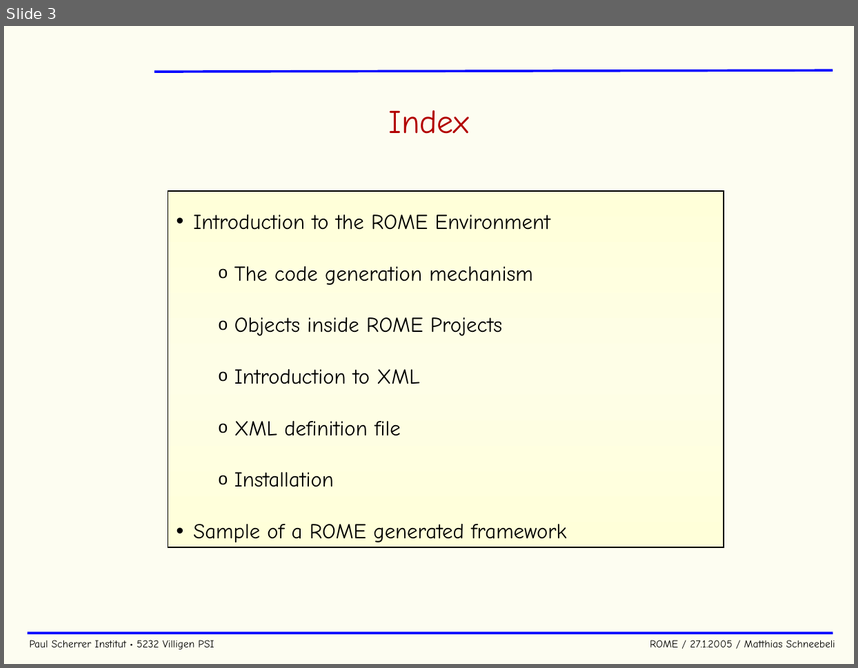
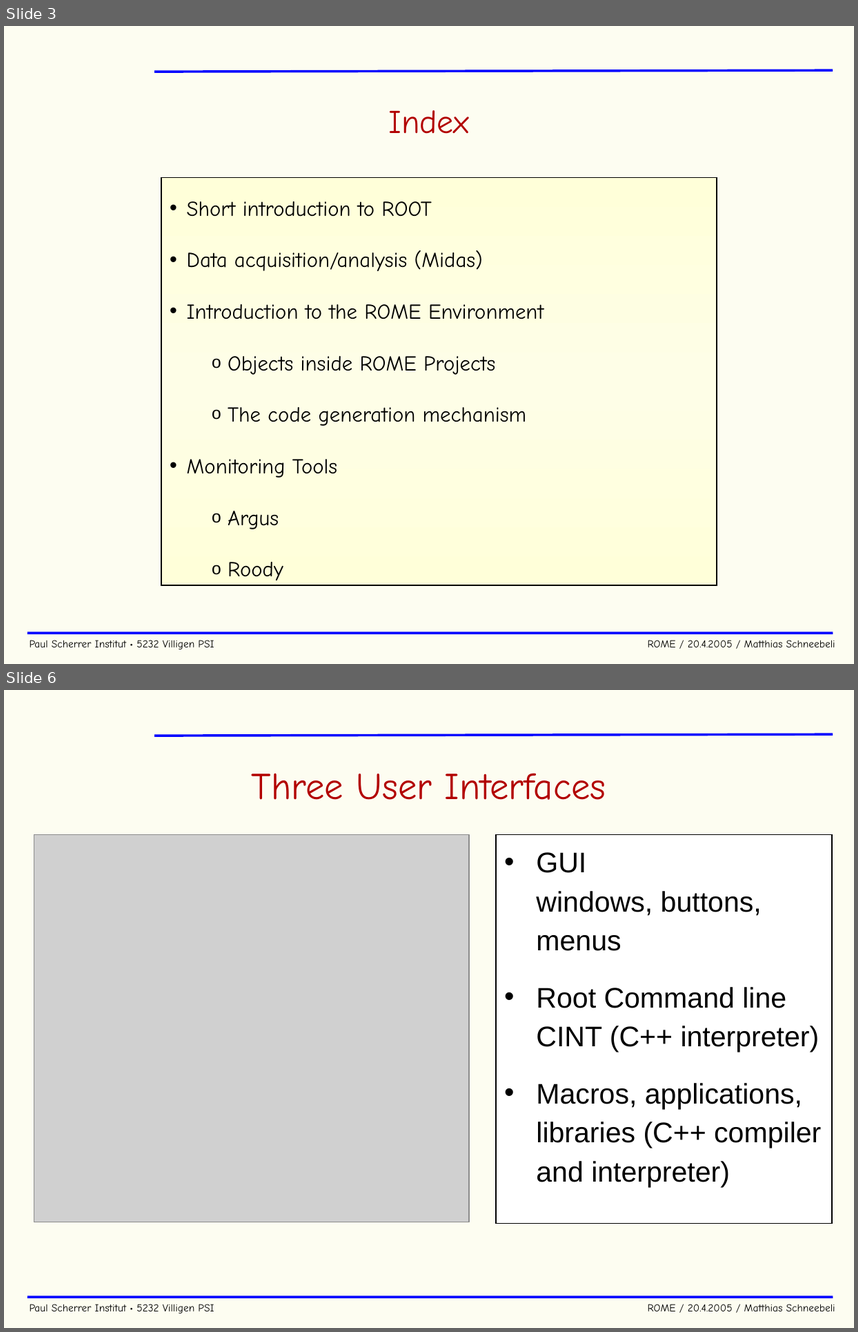
Before and after one commit to cjpl/rome, a slide deck: documentation/ROME.ppt. Shown one above the other, each under a label of ours: slide 3 before the commit, slides 3 and 6 after it; the slides between them are not shown. The pictures are 858x668 and 858x1332 pixels, drawn with LibreOffice and Linux fonts; fonts in the diff are those of the drawing; grey boxes stand for pictures; background and template pictures are left out. Boxes give left, top, right and bottom in pixels: in the first picture for what was removed or moved away, otherwise in the second. Text is boxed around its words. In the diff, an @@ line names an element or a change of style, - is before the commit and + after.

```diff
--- a/documentation/ROME.ppt
+++ b/documentation/ROME.ppt
@@ slide 6 added at [4, 690, 854, 1328], background #FDFDF1; not listed: 3 template elements that a slide beside it also shows @@
@@ title added at [252, 773, 606, 800], 32 pt, text #B20000 @@
+Three User Interfaces
@@ picture added at [34, 834, 469, 1221] @@
@@ text added at [496, 834, 832, 1223], fill #FFFFFF, outline #000000 0.74 pt, 24 pt, text #000000 @@
+• GUI
+  windows, buttons, menus
+• Root Command line
+  CINT (C++ interpreter)
+• Macros, applications, libraries (C++ compiler and interpreter)
@@ slide 3 changed as well @@
@@ rectangle "Short introduction to ROOT": place and size @@
-rectangle "Short introduction to ROOT" at [168, 191, 724, 547]
+rectangle "Short introduction to ROOT" at [161, 177, 717, 586]
@@ text in rectangle at [187, 201, 483, 271]: paragraphs added @@
+• Short introduction to ROOT
+• Data acquisition/analysis (Midas)
@@ text in rectangle at [228, 356, 495, 374]: paragraph added @@
+  o Objects inside ROME Projects
@@ text in rectangle at [187, 459, 337, 580]: text changed @@
-  o Objects inside ROME Projects
-  o Introduction to XML
-  o XML definition file
-  o Installation
-• Sample of a ROME generated framework
+• Monitoring Tools
+  o Argus
+  o Roody
@@ text at [30, 639, 835, 649]: text changed @@
-Paul Scherrer Institut • 5232 Villigen PSI ROME / 27.1.2005 / Matthias Schneebeli
+Paul Scherrer Institut • 5232 Villigen PSI ROME / 20.4.2005 / Matthias Schneebeli
```
Also in this commit, not shown: 38 other slides changed, 16 other slides added, 1 slide removed, 1 other file.
